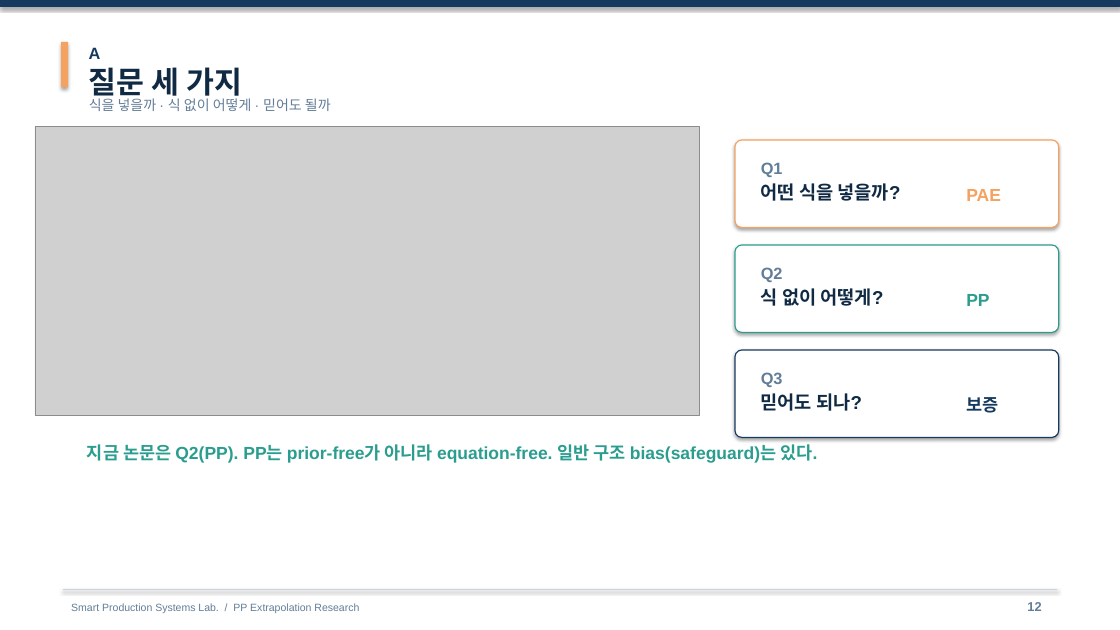
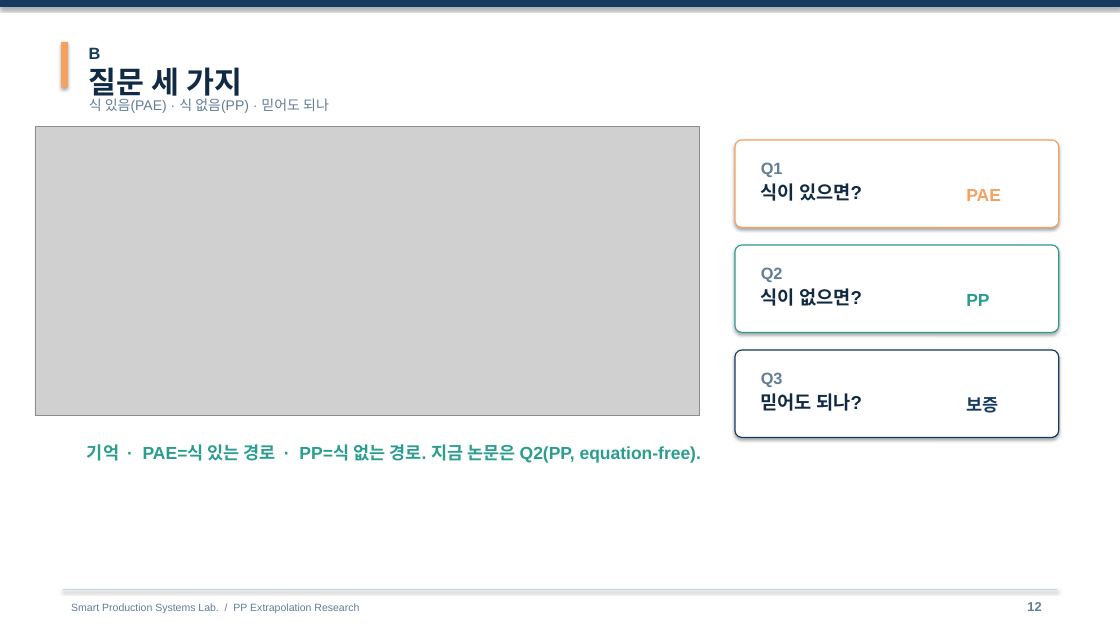
Before and after one commit to amumujs-create/pp_pae_total, a slide deck: slide 12 of output/PP_Research_Detailed_v2.pptx. Drawn at 1120x630 pixels with LibreOffice and Linux fonts; fonts in the diff are those of the drawing; grey boxes stand for pictures. Boxes give left, top, right and bottom in pixels: in the first picture for what was removed or moved away, otherwise in the second. Text is boxed around its words. In the diff, an @@ line names an element or a change of style, - is before the commit and + after.

```diff
--- a/output/PP_Research_Detailed_v2.pptx
+++ b/output/PP_Research_Detailed_v2.pptx
@@ text at box(89, 47, 101, 59): text changed @@
-A
+B
@@ text at box(89, 98, 329, 113): text changed @@
-식을 넣을까 · 식 없이 어떻게 · 믿어도 될까
+식 있음(PAE) · 식 없음(PP) · 믿어도 되나
@@ text at box(761, 183, 862, 201): text changed @@
-어떤 식을 넣을까?
+식이 있으면?
@@ text at box(761, 288, 862, 306): text changed @@
-식 없이 어떻게?
+식이 없으면?
@@ text at box(87, 444, 701, 463): text changed @@
-지금 논문은 Q2(PP). PP는 prior-free가 아니라 equation-free. 일반 구조 bias(safeguard)는 있다.
+기억 · PAE=식 있는 경로 · PP=식 없는 경로. 지금 논문은 Q2(PP, equation-free).
```
Also in this commit, not shown: 1 other slide changed, 1 other file.
